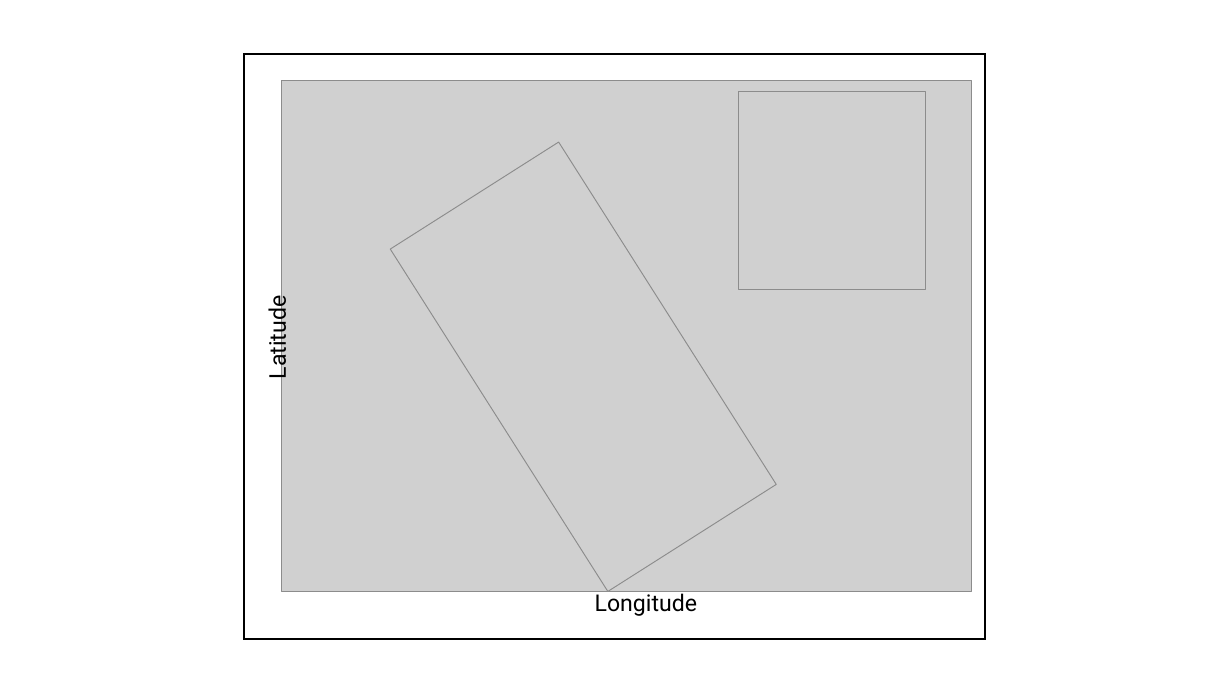
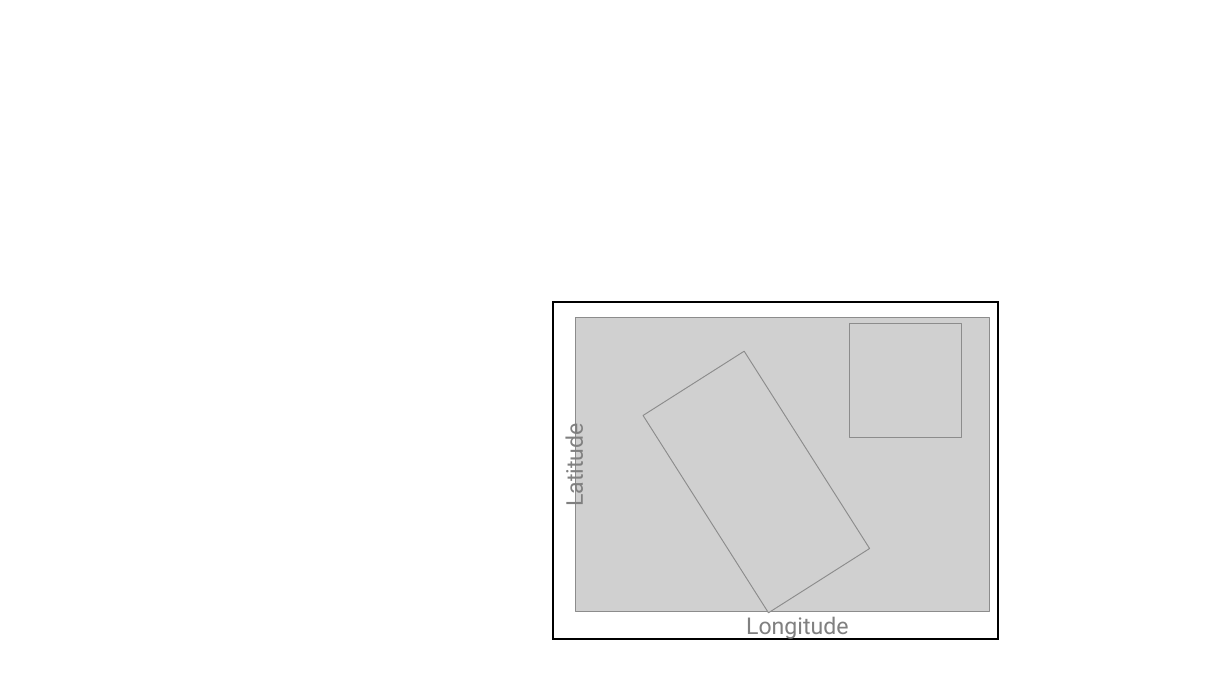
Before and after one commit to MatthewATTuck/Cetacean_Functional_Diversity, a slide deck: slide 1 of MatthewTuck_Honours/plots/image preparation for honours.pptx. Drawn at 1232x693 pixels with LibreOffice and Linux fonts; fonts in the diff are those of the drawing; grey boxes stand for pictures. Boxes give left, top, right and bottom in pixels: in the first picture for what was removed or moved away, otherwise in the second. Text is boxed around its words. In the diff, an @@ line names an element or a change of style, - is before the commit and + after.

```diff
--- a/MatthewTuck_Honours/plots/image preparation for honours.pptx
+++ b/MatthewTuck_Honours/plots/image preparation for honours.pptx
@@ rectangle resized from (x1=245, y1=55, x2=986, y2=640) to (x1=553, y1=302, x2=997, y2=640) @@
@@ text "Latitude" at (x1=559, y1=431, x2=589, y2=505): text colour #000000 to #808080 @@
@@ text "Latitude" moved from (x1=262, y1=303, x2=292, y2=377) to (x1=559, y1=431, x2=589, y2=505) @@
@@ picture resized from (x1=282, y1=80, x2=971, y2=592) to (x1=576, y1=317, x2=990, y2=612) @@
@@ picture resized from (x1=738, y1=91, x2=925, y2=289) to (x1=849, y1=323, x2=961, y2=438) @@
@@ picture resized from (x1=390, y1=142, x2=776, y2=591) to (x1=644, y1=351, x2=870, y2=613) @@
@@ text "Longitude" moved from (x1=595, y1=590, x2=697, y2=616) to (x1=746, y1=616, x2=848, y2=640) @@
@@ text "Longitude" at (x1=746, y1=616, x2=848, y2=640): text colour #000000 to #808080 @@
```
Also in this commit, not shown: 1 other slide changed, 7 slides added, 6 slides removed, 32 other files.
